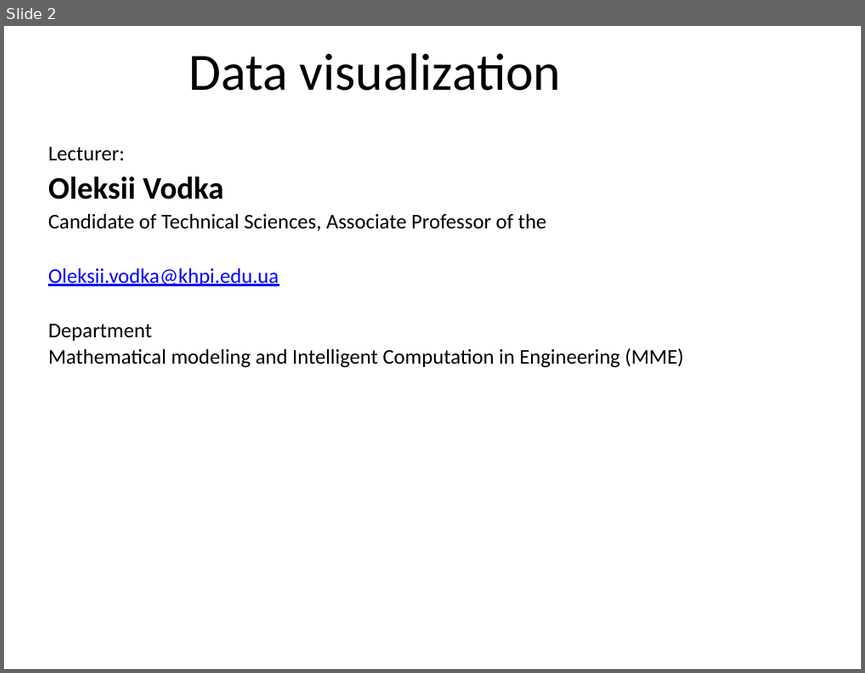
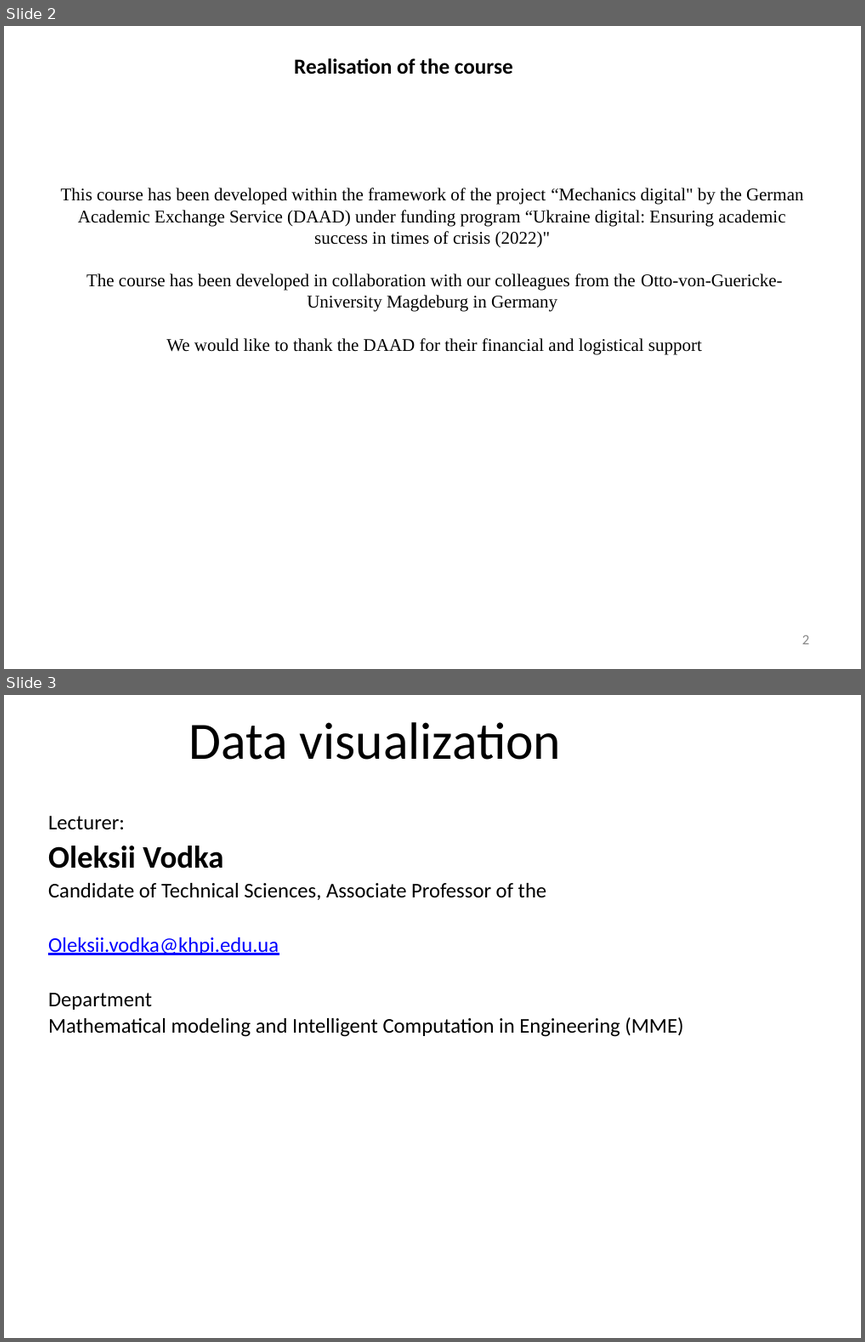
Before and after one commit to a-vodka/dv, a slide deck: dv-lec1-intro.pptx. Shown one above the other, each under a label of ours: slide 2 before the commit, slides 2 and 3 after it. The pictures are 865x673 and 865x1342 pixels, drawn with LibreOffice and Linux fonts; fonts in the diff are those of the drawing; background and template pictures are left out. Boxes give left, top, right and bottom in pixels: in the first picture for what was removed or moved away, otherwise in the second. Text is boxed around its words. In the diff, an @@ line names an element or a change of style, - is before the commit and + after.

```diff
--- a/dv-lec1-intro.pptx
+++ b/dv-lec1-intro.pptx
@@ slide 2 added at (x1=4, y1=26, x2=861, y2=669), background picture (left out) @@
@@ title added at (x1=294, y1=58, x2=513, y2=74), 18 pt, text #000000, bold @@
+Realisation of the course
@@ text added at (x1=61, y1=188, x2=804, y2=355), 15 pt, text #000000 @@
+This course has been developed within the framework of the project “Mechanics digital" by the German Academic Exchange Service (DAAD) under funding program “Ukraine digital: Ensuring academic success in times of crisis (2022)"
+The course has been developed in collaboration with our colleagues from the Otto-von-Guericke-University Magdeburg in Germany
+We would like to thank the DAAD for their financial and logistical support
@@ page number added at (x1=802, y1=635, x2=809, y2=644), 12 pt, text #888888 @@
+2
@@ what was slide 2 is now slide 3 @@
```
Also in this commit, not shown: 1 slide changed, 11 other files.
